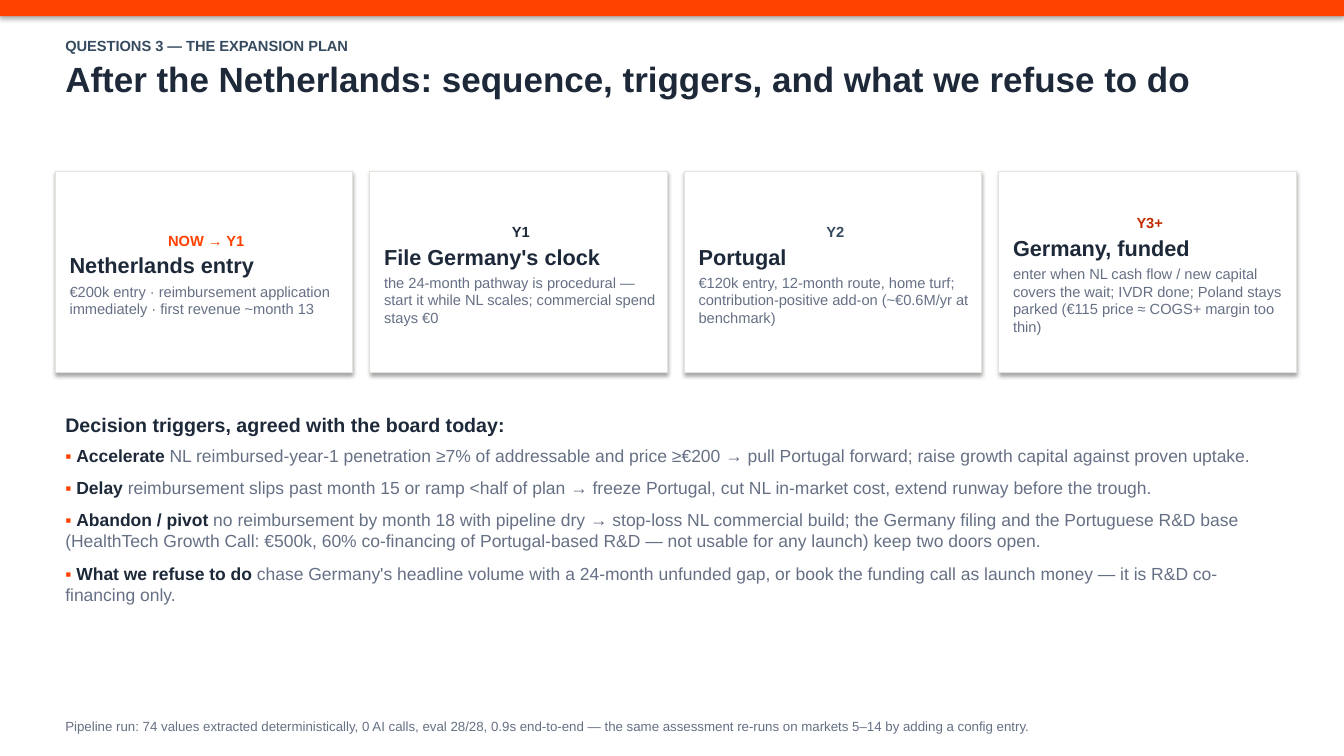
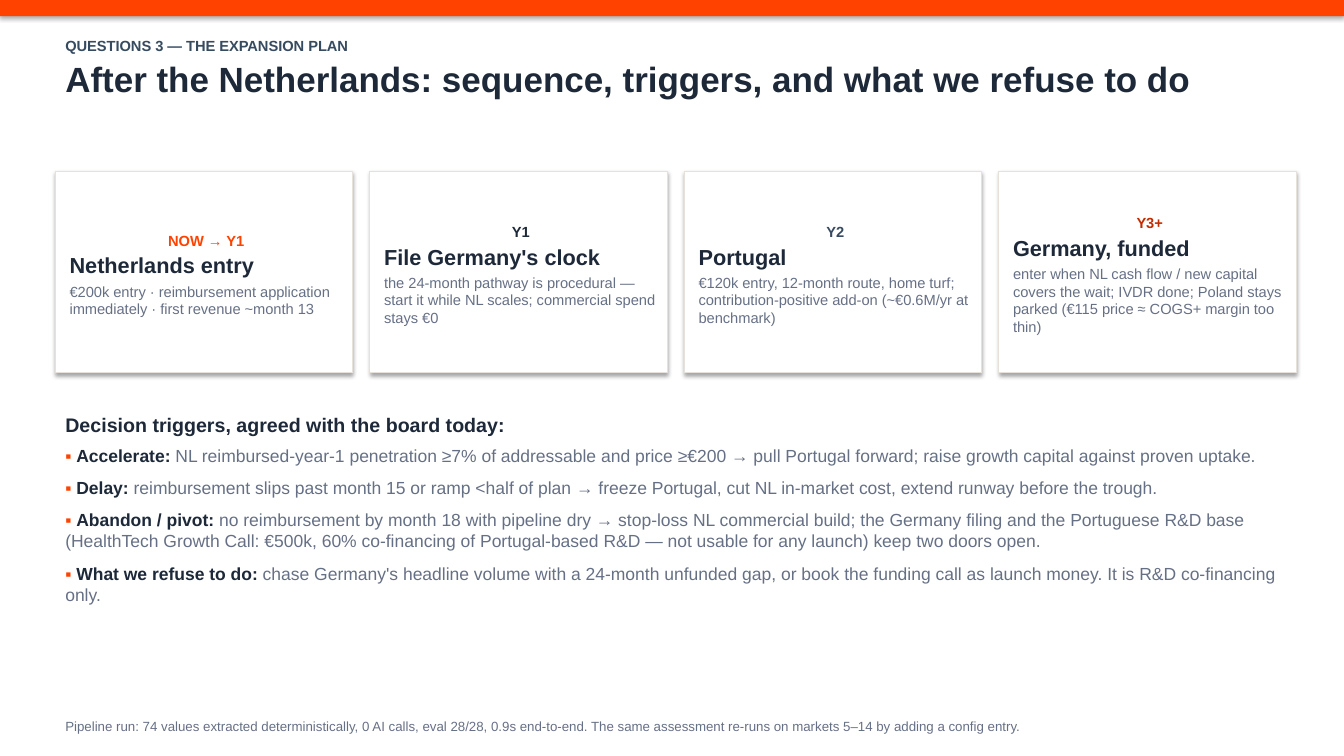
Before and after one commit to tomasbb0/market-runway, a slide deck: slide 5 of deliverables/Helix_Optics_Market_Entry_Deck.pptx. Drawn at 1344x756 pixels with LibreOffice and Linux fonts; fonts in the diff are those of the drawing. Boxes give left, top, right and bottom in pixels: in the first picture for what was removed or moved away, otherwise in the second. Text is boxed around its words. In the diff, an @@ line names an element or a change of style, - is before the commit and + after.

Commit message:
design audit: de-AI copy sweep, desk tagline, light serif, pipeline rail

```diff
--- a/deliverables/Helix_Optics_Market_Entry_Deck.pptx
+++ b/deliverables/Helix_Optics_Market_Entry_Deck.pptx
@@ text at [65, 449, 1275, 605]: text changed @@
-▪ Accelerate NL reimbursed-year-1 penetration ≥7% of addressable and price ≥€200 → pull Portugal forward; raise growth capital against proven uptake.
-▪ Delay reimbursement slips past month 15 or ramp <half of plan → freeze Portugal, cut NL in-market cost, extend runway before the trough.
-▪ Abandon / pivot no reimbursement by month 18 with pipeline dry → stop-loss NL commercial build; the Germany filing and the Portuguese R&D base (HealthTech Growth Call: €500k, 60% co-financing of Portugal-based R&D — not usable for any launch) keep two doors open.
-▪ What we refuse to do chase Germany's headline volume with a 24-month unfunded gap, or book the funding call as launch money — it is R&D co-financing only.
+▪ Accelerate: NL reimbursed-year-1 penetration ≥7% of addressable and price ≥€200 → pull Portugal forward; raise growth capital against proven uptake.
+▪ Delay: reimbursement slips past month 15 or ramp <half of plan → freeze Portugal, cut NL in-market cost, extend runway before the trough.
+▪ Abandon / pivot: no reimbursement by month 18 with pipeline dry → stop-loss NL commercial build; the Germany filing and the Portuguese R&D base (HealthTech Growth Call: €500k, 60% co-financing of Portugal-based R&D — not usable for any launch) keep two doors open.
+▪ What we refuse to do: chase Germany's headline volume with a 24-month unfunded gap, or book the funding call as launch money. It is R&D co-financing only.
@@ text at [65, 721, 1020, 734]: text changed @@
-Pipeline run: 74 values extracted deterministically, 0 AI calls, eval 28/28, 0.9s end-to-end — the same assessment re-runs on markets 5–14 by adding a config entry.
+Pipeline run: 74 values extracted deterministically, 0 AI calls, eval 28/28, 0.9s end-to-end. The same assessment re-runs on markets 5–14 by adding a config entry.
```
Also in this commit, not shown: 4 other slides changed, 6 other files.
